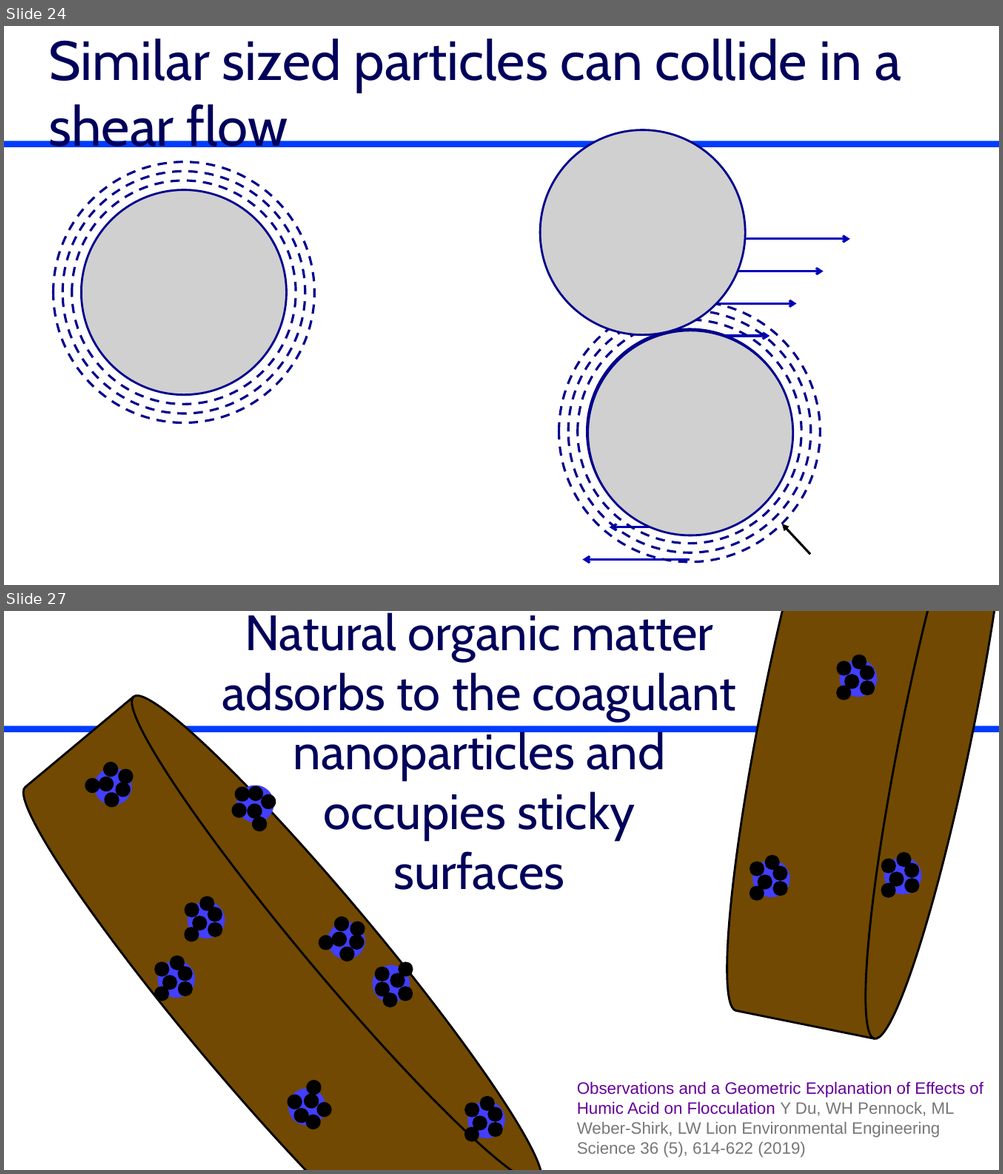
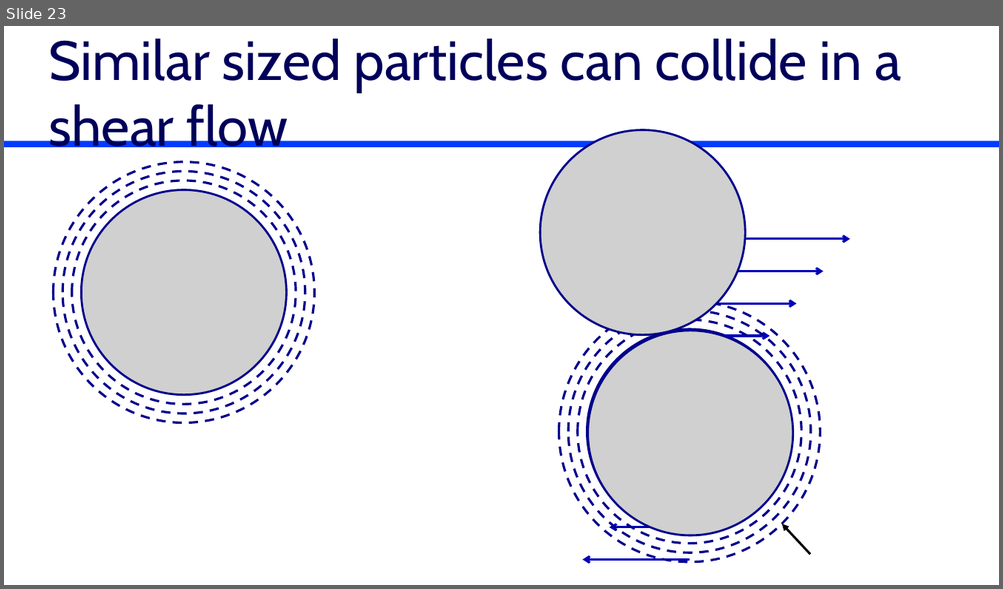
Before and after one commit to monroews/CEE4520Lectures, a slide deck: Flocculation Introduction.pptx. Shown one above the other, each under a label of ours: slides 24 and 27 before the commit, slide 23 after it; the slides between them are not shown. The pictures are 1003x1174 and 1003x589 pixels, drawn with LibreOffice and Linux fonts; fonts in the diff are those of the drawing; grey boxes stand for pictures; background and template pictures are left out. Boxes give left, top, right and bottom in pixels: in the first picture for what was removed or moved away, otherwise in the second. Text is boxed around its words. In the diff, an @@ line names an element or a change of style, - is before the commit and + after.

```diff
--- a/Flocculation Introduction.pptx
+++ b/Flocculation Introduction.pptx
@@ slide 27 removed at [4,611,999,1170], background #FFFFFF; not listed: 1 template element that a slide beside it also shows @@
@@ title removed at [222,612,737,890] @@
-Natural organic matter adsorbs to the coagulant nanoparticles and
-occupies sticky
-surfaces
@@ group removed at [700,611,999,1046]: 21 ellipses, 1 cylinder @@
@@ text removed at [577,1082,983,1158] @@
-Observations and a Geometric Explanation of Effects of Humic Acid on Flocculation Y Du, WH Pennock, ML Weber-Shirk, LW Lion Environmental Engineering Science 36 (5), 614-622 (2019)
@@ group removed at [4,674,567,1170]: 58 ellipses, 1 cylinder @@
@@ what was slide 24 is now slide 23 @@
```
Also in this commit, not shown: 9 slides changed, 5 slides added, 4 other slides removed.
